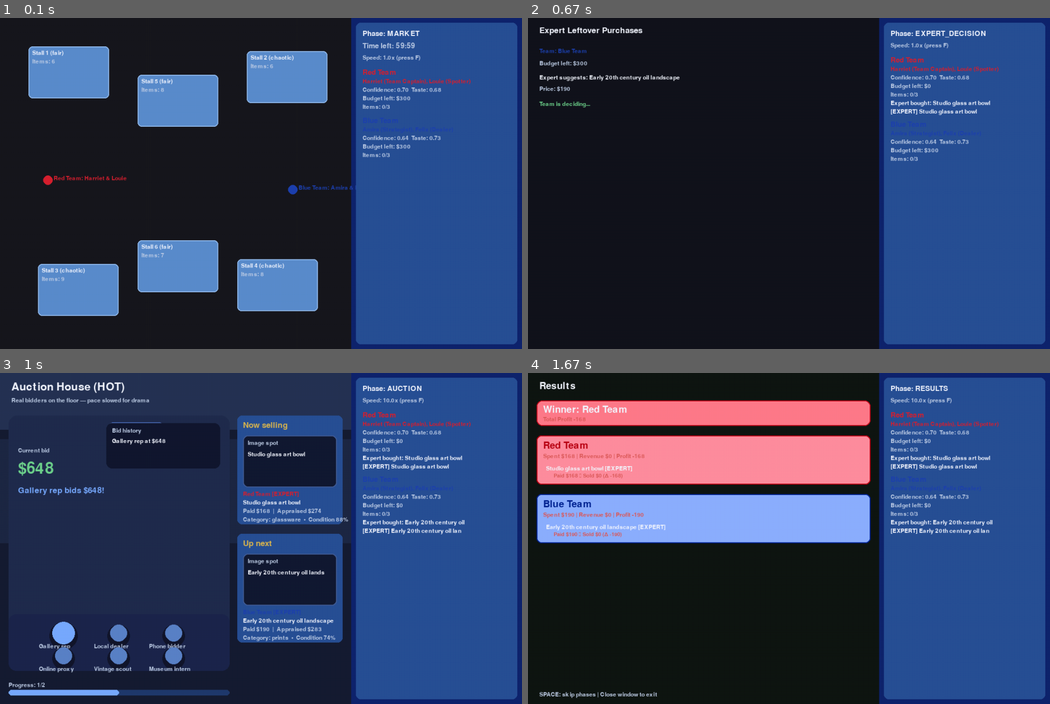
Above: before the commit, frames 1-4 (two rows, left to right).
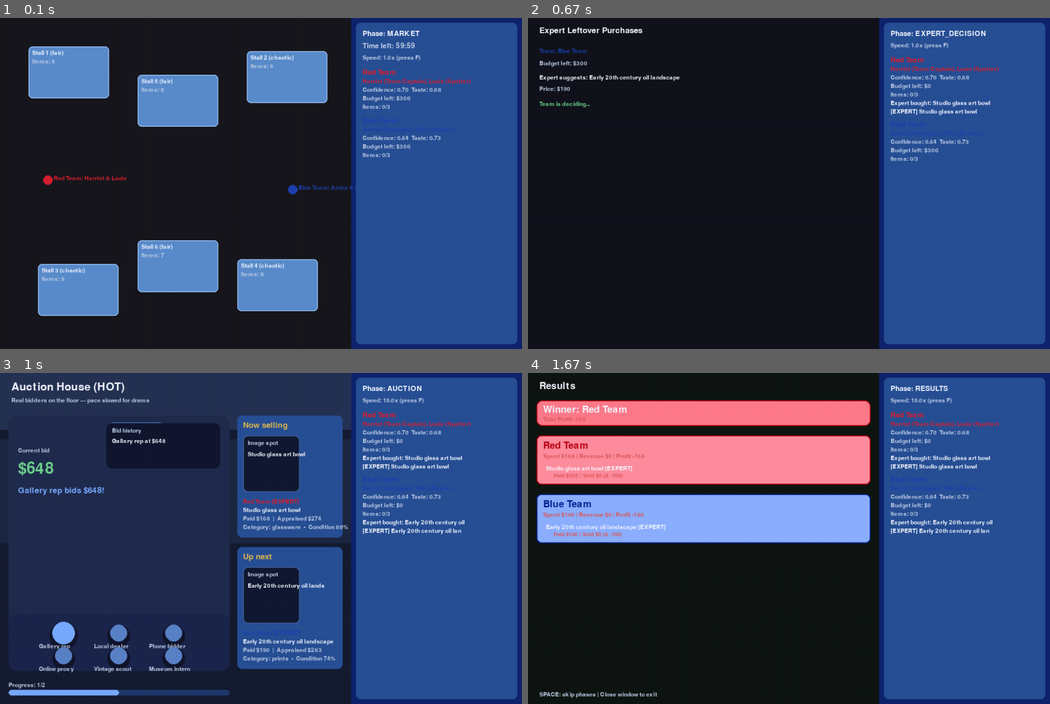
Above: after the commit, the same moments.

Repository: ashvernon/bargain-hunt-simulator
Game: pygame game, started from main.py
The game is run twice, just before and just after one commit, with the same random seed, the same clock (stepped at 60 frames per second) and the same inputs.
Inputs:
- Up to frame 1 (0.1 s): no input
- Up to frame 2 (0.67 s): tap Space at 0.33 s
- Up to frame 3 (1 s): tap F at 0.67 s
- Up to frame 4 (1.67 s): tap Space at 1.07, 1.37 s

Frames 1-2 are identical in both runs. In frame 3, 7.5% of the frame differs, in the area x 45-67%, y 18-90%; in frame 4, nothing differs.

Commit message:
Standardize auction item image layout

Diff:
--- a/ui/screens/auction_screen.py
+++ b/ui/screens/auction_screen.py
@@ -270,33 +270,45 @@
 
         img = self._get_item_image(item)
         if img:
-            scaled = pygame.transform.smoothscale(img, (rect.width, rect.height))
-            surface.blit(scaled, rect)
+            padding = 10
+            max_side = max(1, min(rect.width, rect.height) - padding * 2)
+            scale = min(max_side / img.get_width(), max_side / img.get_height())
+            scaled_size = (int(img.get_width() * scale), int(img.get_height() * scale))
+            scaled = pygame.transform.smoothscale(img, scaled_size)
+            pos = (
+                rect.x + (rect.width - scaled_size[0]) // 2,
+                rect.y + (rect.height - scaled_size[1]) // 2,
+            )
+            surface.blit(scaled, pos)
         else:
             draw_text(surface, "Image spot", rect.x + 10, rect.y + 10, self.small, MUTED)
             draw_text(surface, item.name[:28], rect.x + 10, rect.y + 34, self.small, TEXT)
 
     def _render_lot_panel(self, surface, x, y, w, title, lot):
-        panel_rect = (x, y, w, 230)
+        image_size = min(w - 24, 120)
+        text_block_height = 96
+        panel_height = image_size + 42 + text_block_height
+        panel_rect = (x, y, w, panel_height)
         draw_panel(surface, panel_rect)
         draw_text(surface, title, x + 12, y + 12, self.font, GOLD)
 
-        img_rect = pygame.Rect(x + 12, y + 42, w - 24, 110)
+        img_rect = pygame.Rect(x + 12, y + 42, image_size, image_size)
         if not lot:
             pygame.draw.rect(surface, (18, 26, 50), img_rect, border_radius=10)
             draw_text(surface, "Image spot", img_rect.x + 10, img_rect.y + 10, self.small, MUTED)
             draw_text(surface, "Awaiting lot...", img_rect.x + 10, img_rect.y + 34, self.small, TEXT)
-            draw_text(surface, "Keep the pace — more bidders coming soon", x + 12, y + 160, self.small, MUTED)
-            return
+            draw_text(surface, "Keep the pace — more bidders coming soon", x + 12, img_rect.bottom + 14, self.small, MUTED)
+            return panel_height
 
         self._render_item_image(surface, img_rect, lot.item)
 
-        text_y = y + 160
+        text_y = img_rect.bottom + 14
         tag = " [EXPERT]" if lot.item.is_expert_pick else ""
         draw_text(surface, f"{lot.team.name}{tag}", x + 12, text_y, self.small, lot.team.color); text_y += 18
         draw_text(surface, f"{lot.item.name}", x + 12, text_y, self.small, TEXT); text_y += 18
         draw_text(surface, f"Paid ${lot.item.shop_price:.0f}  |  Appraised ${lot.item.appraised_value:.0f}", x + 12, text_y, self.small, MUTED); text_y += 18
         draw_text(surface, f"Category: {lot.item.category}  •  Condition {lot.item.condition*100:0.0f}%", x + 12, text_y, self.small, MUTED)
+        return panel_height
 
     def _render_last_sale(self, surface, x, y, w):
         if not self.episode.last_sold:
@@ -319,9 +331,11 @@
 
         side_x = stage_rect.x + stage_rect.width + 16
         side_w = play_w - side_x - self.cfg.margin
-        self._render_lot_panel(surface, side_x, stage_rect.y, side_w, "Now selling", self.current_lot)
-        self._render_lot_panel(surface, side_x, stage_rect.y + 250, side_w, "Up next", self._peek_next_lot())
-        self._render_last_sale(surface, side_x, stage_rect.y + 520, side_w)
+        now_h = self._render_lot_panel(surface, side_x, stage_rect.y, side_w, "Now selling", self.current_lot)
+        gap = 20
+        up_next_y = stage_rect.y + now_h + gap
+        next_h = self._render_lot_panel(surface, side_x, up_next_y, side_w, "Up next", self._peek_next_lot())
+        self._render_last_sale(surface, side_x, up_next_y + next_h + gap * 2, side_w)
 
         # progress bar
         total = len(self.episode.auction_queue)
